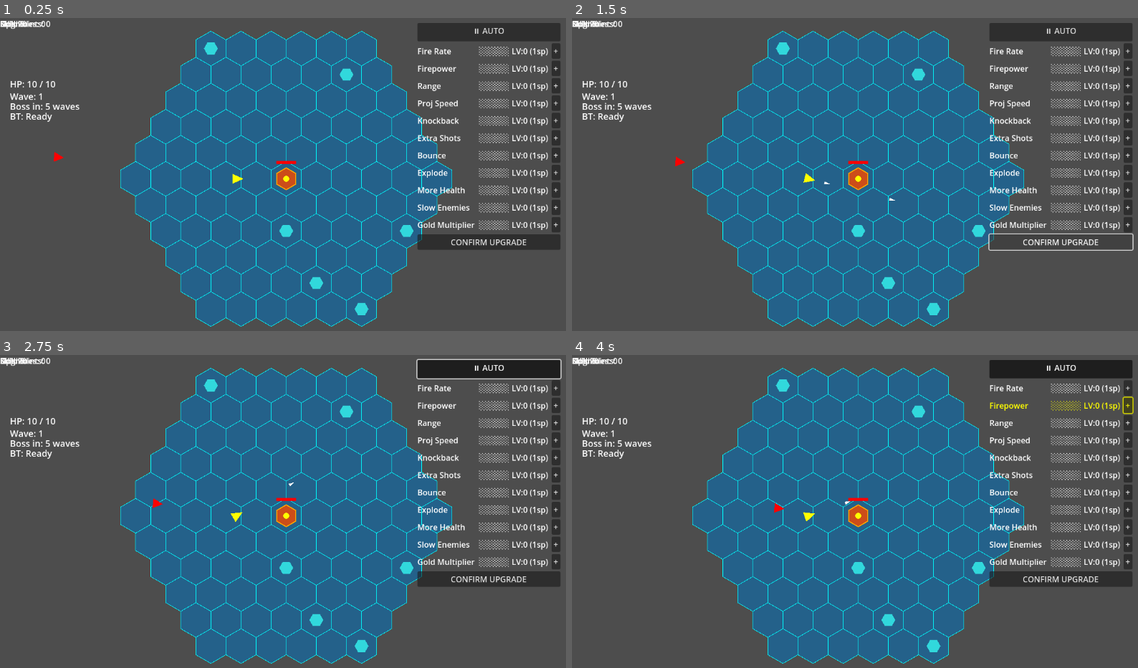
Above: before the commit, frames 1-4 (two rows, left to right).
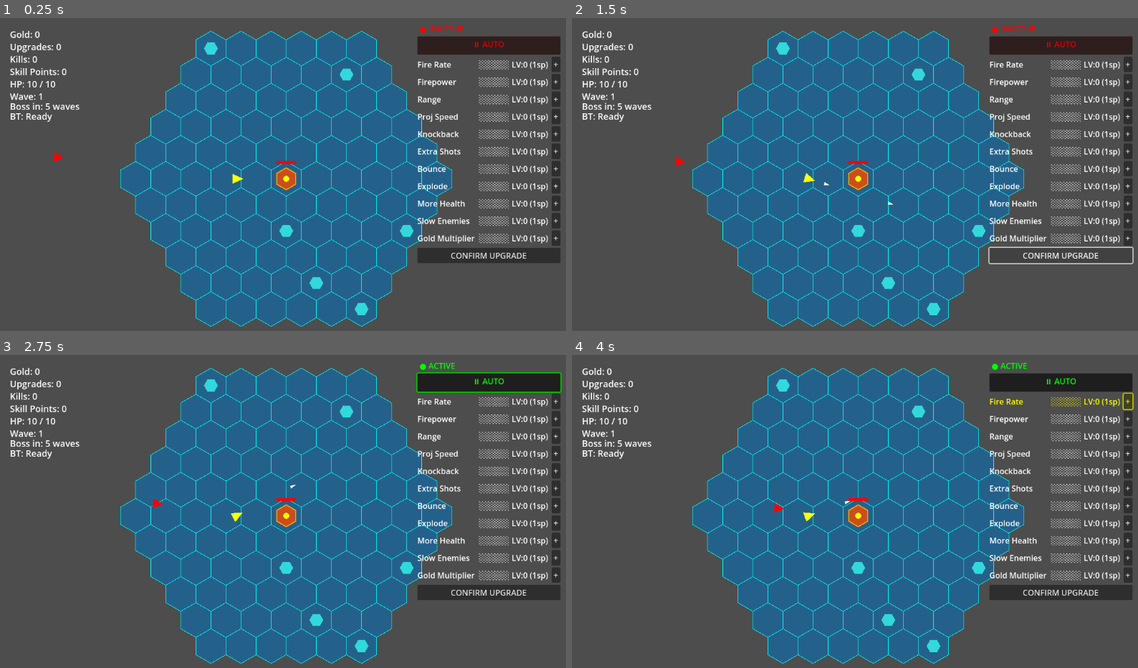
Above: after the commit, the same moments.

Repository: Vexevin/vexagon
Game: Godot game, scene res://hex_map_003.tscn
The game is run twice, just before and just after one commit, with the same random seed, the same clock (stepped at 60 frames per second) and the same inputs.
Inputs:
- Up to frame 1 (0.25 s): no input
- Up to frame 2 (1.5 s): click "CONFIRM UPGRADE" at 0.5 s; click "CONFIRM UPGRADE" at 1.25 s
- Up to frame 3 (2.75 s): click "⏸ AUTO" at 2 s
- Up to frame 4 (4 s): click "+" at 2.75 s; click "+" at 3.5 s

The runs differ from the first frame. In frame 1, 8.4% of the frame differs, in the area x 0-99%, y 0-79%; in frame 2, 7.4%; in frame 3, 8.7%, in the area x 0-100%, y 0-79%; in frame 4, 8.4%.

Commit message:
Skill panel I key toggle, MIN TIER auto-pause filter, AUTO button color feedback

Diff:
--- a/projects/vexagon/enemy_spawner.gd
+++ b/projects/vexagon/enemy_spawner.gd
@@ -167,7 +167,15 @@
 		frag.add_to_group("bullet")
 		frag.set_meta("damage", dmg / 2.0)
 		frag.set_meta("split_level", split_level - 1)
-		var spread_dir = dir.rotated(deg_to_rad(45.0 if i == 0 else -45.0))
+		var is_shotgun = split_level >= 4
+		var spread_angle: float
+		if is_shotgun:
+			spread_angle = randf_range(15.0, 90.0)  # random wide cone
+			if i == 1:
+				spread_angle = -randf_range(15.0, 90.0)
+		else:
+			spread_angle = 20.0 if i == 0 else -20.0  # tight burst cone
+		var spread_dir = dir.rotated(deg_to_rad(spread_angle))
 		var shape := CollisionShape2D.new()
 		var circle := CircleShape2D.new()
 		circle.radius = 4.0
--- a/projects/vexagon/hud.gd
+++ b/projects/vexagon/hud.gd
@@ -33,12 +33,35 @@
 
 func _ready() -> void:
 	process_mode = Node.PROCESS_MODE_ALWAYS
+	gold_label.position = Vector2(20, 20)
+	gold_label.add_theme_font_size_override("font_size", 18)
+	node_label.position = Vector2(20, 45)
+	node_label.add_theme_font_size_override("font_size", 18)
+	kill_label.position = Vector2(20, 70)
+	kill_label.add_theme_font_size_override("font_size", 18)
+	sp_label.position = Vector2(20, 95)
+	sp_label.add_theme_font_size_override("font_size", 18)
 	skill_panel.position = Vector2(840, 10)
 	var ap_btn = Button.new()
 	ap_btn.text = "⏸ AUTO"
 	ap_btn.toggle_mode = true
 	ap_btn.button_pressed = false
-	ap_btn.toggled.connect(func(pressed): auto_pause_enabled = pressed)
+	var ap_dot = Label.new()
+	ap_dot.text = " ● INACTIVE"
+	ap_dot.modulate = Color.RED
+	skill_panel.add_child(ap_dot)
+	ap_btn.modulate = Color.RED
+	ap_btn.toggled.connect(func(pressed):
+		auto_pause_enabled = pressed
+		if pressed:
+			ap_btn.modulate = Color.GREEN
+			ap_dot.text = " ● ACTIVE"
+			ap_dot.modulate = Color.GREEN
+		else:
+			ap_btn.modulate = Color.RED
+			ap_dot.text = " ● INACTIVE"
+			ap_dot.modulate = Color.RED
+)
 	skill_panel.add_child(ap_btn)
 	cooldown_label = Label.new()
 	cooldown_label.position = Vector2(400, 10)
@@ -192,6 +215,7 @@
 
 func start_cooldown(duration: float) -> void:
 	get_tree().paused = false
+	pause_label.visible = false
 	cooldown_label.visible = true
 	cooldown_label.text = "Next Wave: " + str(int(duration)) + "s"
 
